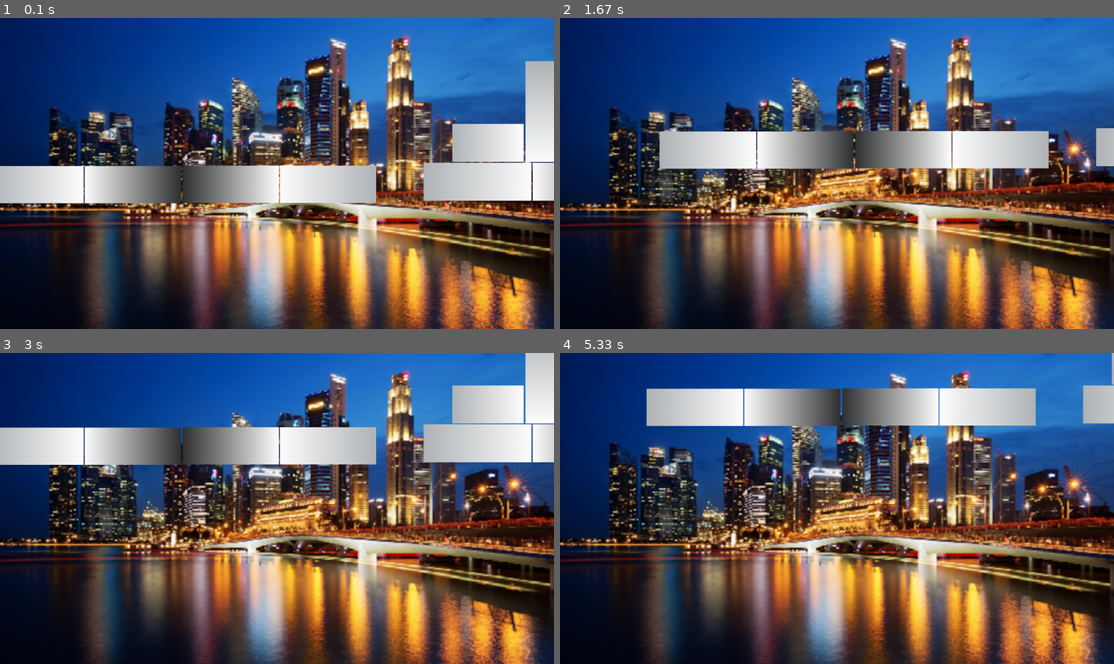
Above: before the commit, frames 1-4 (two rows, left to right).
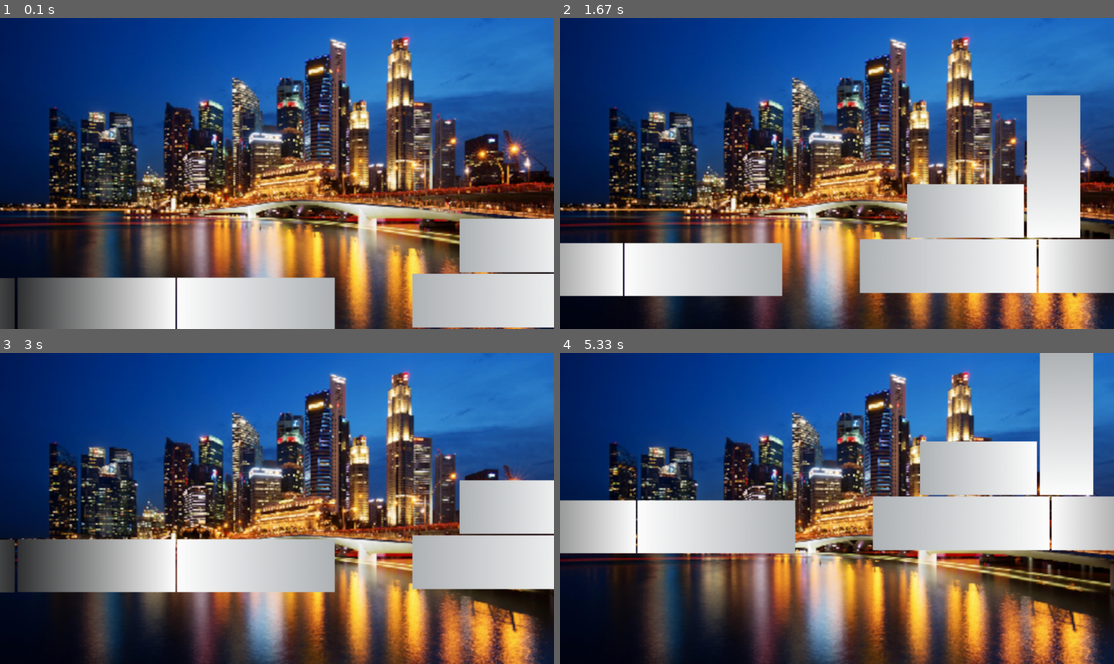
Above: after the commit, the same moments.

Repository: id-hkj/Strike-0---Python-Port
Game: pygame game, started from Strike 0/Strike 0.py
Same seed, same stepped clock (60 frames per second), same inputs: the game is played once before the commit and once after it.
Inputs:
- Up to frame 1 (0.1 s): no input
- Up to frame 2 (1.67 s): hold Right 0.33-0.8 s; hold Up 0.83-1.13 s; hold Right 1.17-1.63 s
- Up to frame 3 (3 s): hold Left 1.67-2.2 s; hold Left 2.23-2.63 s; hold Up from 2.67 s (still down)
- Up to frame 4 (5.33 s): release Up at 3.03 s; hold Right 3.07-3.7 s; hold Left 3.73-4.2 s; hold Right 4.23-4.7 s; hold Up 4.73-5.03 s; hold Right from 5.07 s (still down)

The runs differ from the first frame. In frame 1, 32% of the frame differs, in the area x 0-100%, y 13-100%; in frame 2, 31%; in frame 3, 31%; in frame 4, 32%, in the area x 0-100%, y 0-65%.

Commit message:
Changes to the scaling/displaying code.
This HAS NOT yet been tested, and I shall soon create the installer and executable file for this.

Diff:
--- a/Strike 0/Strike 0.py
+++ b/Strike 0/Strike 0.py
@@ -29,7 +29,8 @@
 Blocks_Set_1_UNSCALED = pygame.image.load(r"C:\Program Files (x86)\Strike 0\Sprites\Blocks\Map_NoScrollY.png").convert_alpha()
 
 #IMAGE SCALINGS
-Blocks_Set_1 = pygame.transform.scale(Blocks_Set_1_UNSCALED, (int(ScreenX-((ScreenX//2.663)-ScreenX)), int(ScreenY-((ScreenY//0.648)-ScreenY))))
+Blocks_Set_1 = pygame.transform.scale(Blocks_Set_1_UNSCALED, (int(2.664*ScreenX), int(ScreenY * 0.648)))
+
 bg = pygame.transform.scale(bg_UNSCALED, (ScreenX, ScreenY))
 
 Left = False
@@ -37,12 +38,14 @@
 ShootCount = 0
 clock = pygame.time.Clock()
 
+print(int(ScreenY * 0.5556))
+
 #FUNCTIONS
 def Drawing():
     #Blocks
     win.blit(bg, (0, 0))
-    win.blit(Blocks_Set_1, (scrollX - 30, scrollY + 100))
-
+    win.blit(Blocks_Set_1, (scrollX - 700, scrollY + int(ScreenY * 0.361)))
+    #win.blit(Blocks_Set_1, (scrollX - 700, scrollY + 390))
     pygame.display.update()
 
 
@@ -60,9 +63,9 @@
     if keys[pygame.K_ESCAPE]:
         run = False
     if keys[pygame.K_LEFT]:
+        scrollX += Scroll_Speed
+    if keys[pygame.K_RIGHT]:
         scrollX -= Scroll_Speed
-    if keys[pygame.K_RIGHT]:
-        scrollX += Scroll_Speed
     if keys[pygame.K_UP]:
         scrollY -= Scroll_Speed
     if keys[pygame.K_SPACE]:
